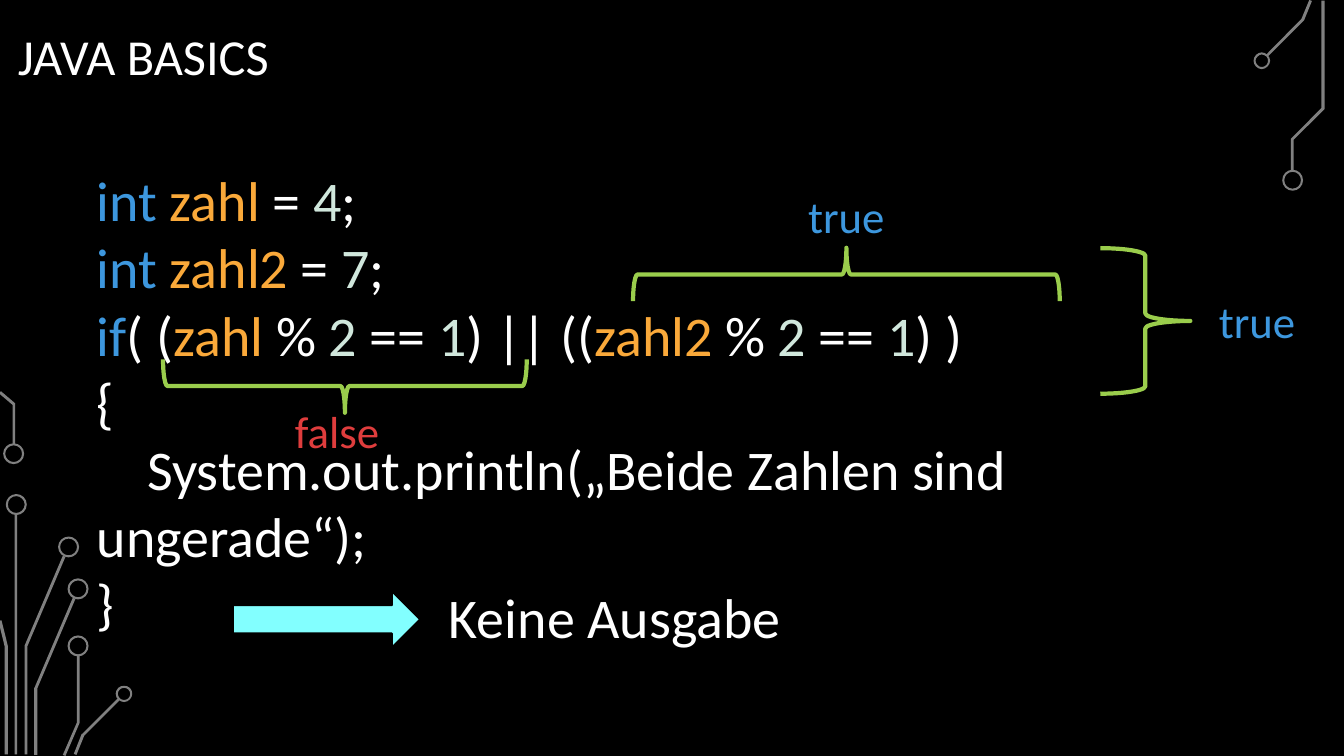
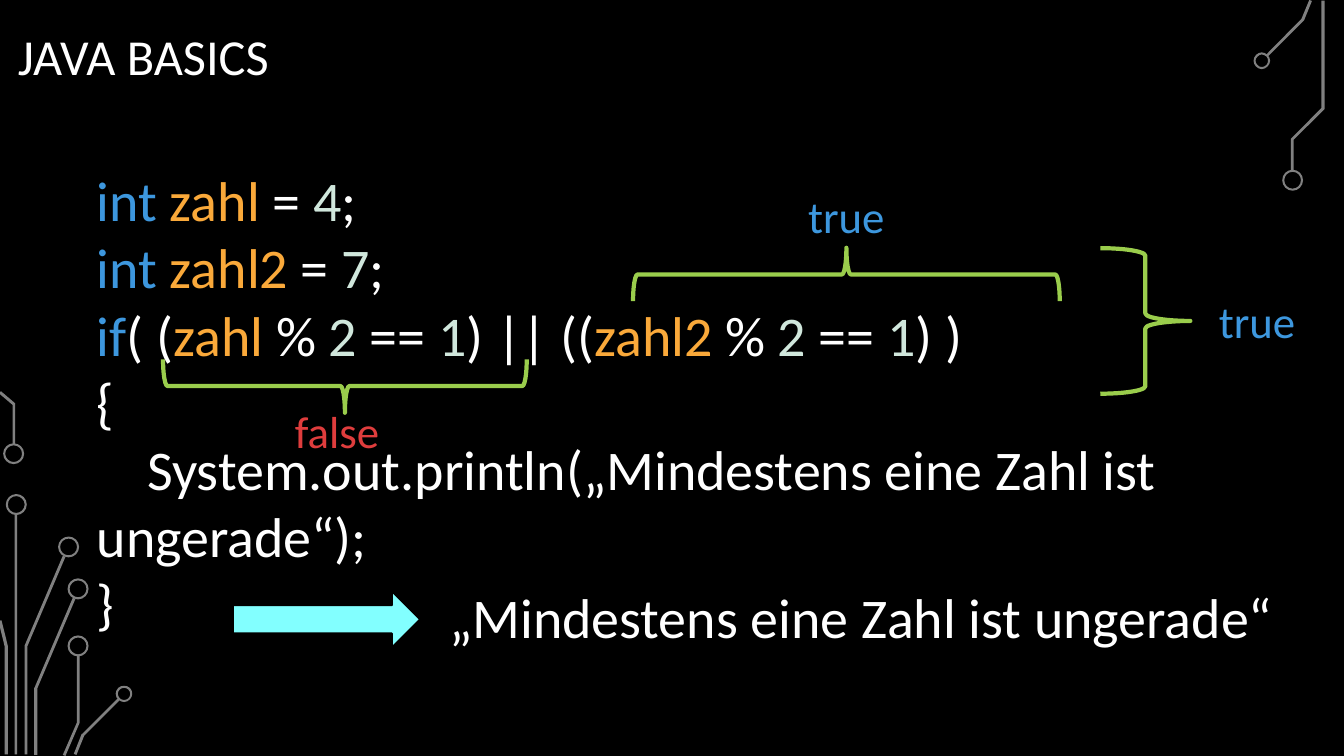
Before and after one commit to BelmontR/Java-Tutorial-Course, a slide deck: slide 54 of Java Grundkurs.pptx. Drawn at 1344x756 pixels with LibreOffice and Linux fonts; fonts in the diff are those of the drawing; background and template pictures are left out. Boxes give left, top, right and bottom in pixels: in the first picture for what was removed or moved away, otherwise in the second. Text is boxed around its words. In the diff, an @@ line names an element or a change of style, - is before the commit and + after.

```diff
--- a/Java Grundkurs.pptx
+++ b/Java Grundkurs.pptx
@@ text at (x1=97, y1=443, x2=1156, y2=567): text changed @@
-System.out.println(„Beide Zahlen sind ungerade“);
+System.out.println(„Mindestens eine Zahl ist ungerade“);
@@ text at (x1=449, y1=597, x2=1272, y2=648): text changed @@
-Keine Ausgabe
+„Mindestens eine Zahl ist ungerade“
```
Also in this commit, not shown: 6 other slides changed.
